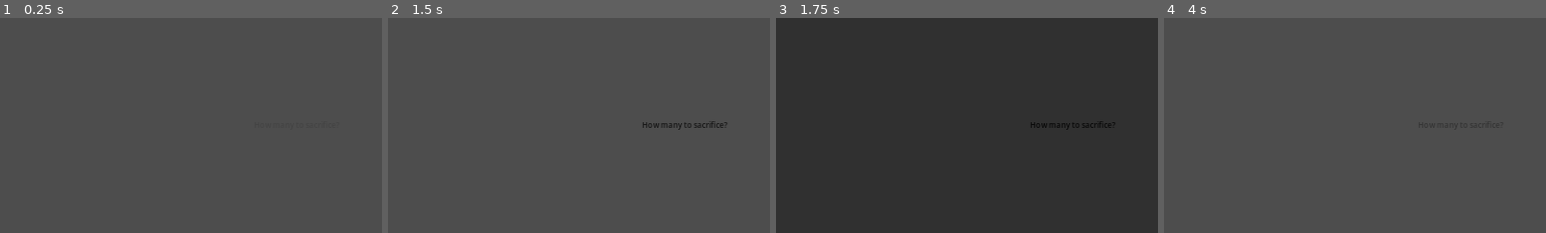
Above: before the commit, frames 1-4 (left to right).
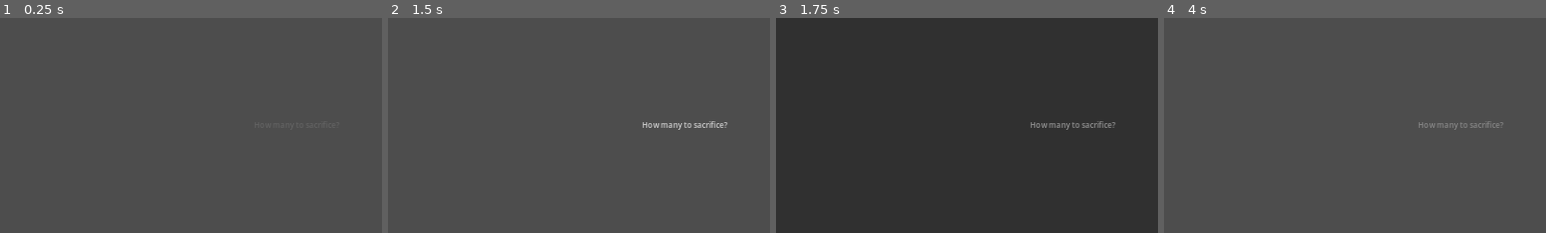
Above: after the commit, the same moments.

Repository: matouseek/game-jam-25
Game: Godot game, scene res://scenes/minigames/sacrifice.tscn
The game is run twice, just before and just after one commit, with the same random seed, the same clock (stepped at 60 frames per second) and the same inputs. The project has no main scene, so this scene is started directly. The engine's default icon, where the game draws it, is replaced by a stand-in: a white triangle on a blue panel in a dark square. Sound files missing from this copy of the repository are replaced by a short silence.
Inputs (mouse positions are % of the whole screen's width and height, from its top left):
- Up to frame 1 (0.25 s): no input
- Up to frame 2 (1.5 s): click (5, 45) at 0.5 s; click (10, 45) at 1.25 s
- Up to frame 3 (1.75 s): no input
- Up to frame 4 (4 s): click (15, 45) at 2 s; click "Next level" at 2.75 s; click (20, 45) at 3.5 s
The pictures show only the part of the screen within x 50-100%, y 43-93%; the shares and areas given below are measured in that part.

The runs differ from the first frame. In frame 1, less than 0.1% of the frame differs, in the area x 66-89%, y 48-52%; in frame 2, 0.4%; in frame 3, 0.4%; in frame 4, 0.3%.

Commit message:
better label tweening

Diff:
--- a/scenes/minigames/sacrifice.tscn
+++ b/scenes/minigames/sacrifice.tscn
@@ -39,6 +39,7 @@
 [node name="Hud" parent="." instance=ExtResource("3_xdwaq")]
 
 [node name="Natives" type="Label" parent="."]
+modulate = Color(1, 1, 1, 0)
 offset_left = 1332.0
 offset_top = 600.0
 offset_right = 1510.0
@@ -46,6 +47,7 @@
 text = "How many to sacrifice?"
 
 [node name="Ship" type="Label" parent="."]
+modulate = Color(1, 1, 1, 0)
 offset_left = 113.0
 offset_top = 75.0
 offset_right = 226.0
--- a/scripts/sacrifice.gd
+++ b/scripts/sacrifice.gd
@@ -8,8 +8,6 @@
 	people = $People.get_children()
 	spread_people()
 	$Hud.digit_pressed.connect(sacrifice)
-	$Natives.modulate = Color(0,0,0,0)
-	$Ship.modulate = Color(0,0,0,0)
 	var tween = get_tree().create_tween()
 	tween.tween_property($Natives, "modulate:a", 1, DIALOG_TIME)
 	await  tween.finished
@@ -30,7 +28,7 @@
 		sprite.position.y = y
 
 func sacrifice(to_sacrifice : int):
-	var tween = get_tree().create_tween()
+	var tween# = get_tree().create_tween()
 	for i in range(to_sacrifice):
 		tween = get_tree().create_tween()
 		var sprite = people[i] as Sprite2D
